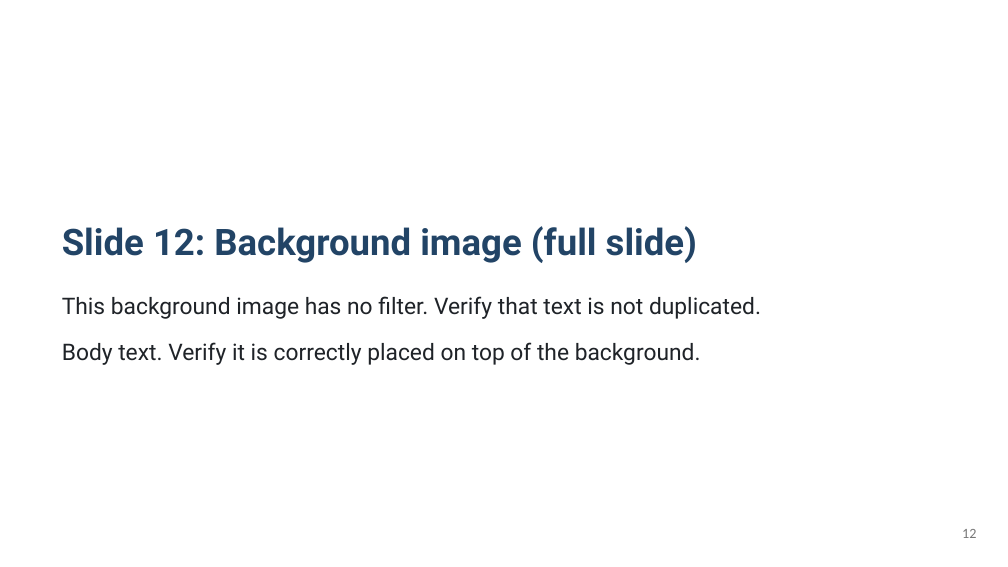
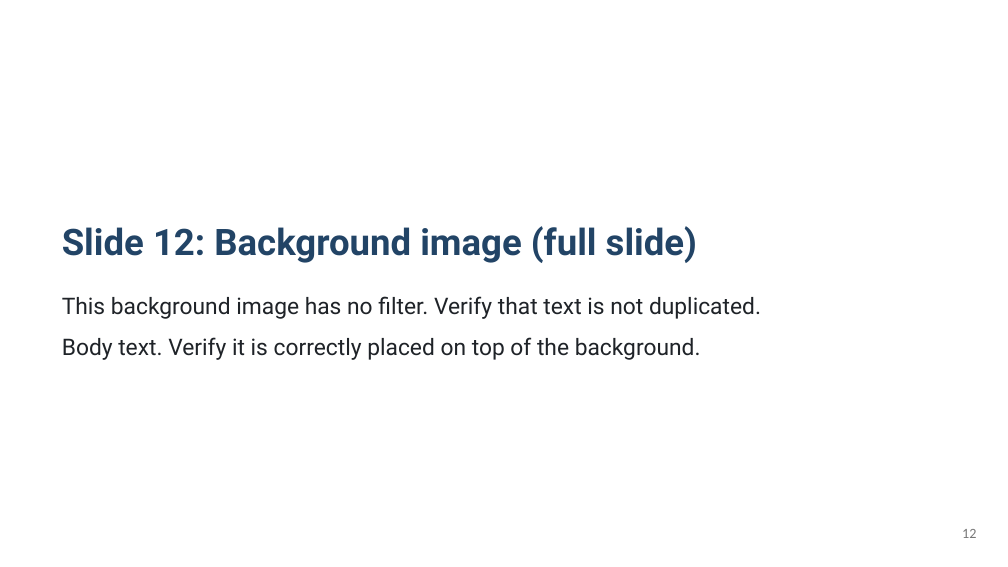
Before and after one commit to KatsuYuzu/marp-to-editable-pptx, a slide deck: slide 12 of output-pptx/test-output.pptx. Drawn at 1008x567 pixels with LibreOffice and Linux fonts; fonts in the diff are those of the drawing; background and template pictures are left out. Boxes give left, top, right and bottom in pixels: in the first picture for what was removed or moved away, otherwise in the second. Text is boxed around its words. In the diff, an @@ line names an element or a change of style, - is before the commit and + after.

```diff
--- a/output-pptx/test-output.pptx
+++ b/output-pptx/test-output.pptx
@@ text at (62,337,701,360): paragraph added @@
+Body text. Verify it is correctly placed on top of the background.
@@ text removed at (62,342,701,365) @@
-Body text. Verify it is correctly placed on top of the background.
```
Also in this commit, not shown: 49 other slides changed, 5 slides added, 19 other files.
